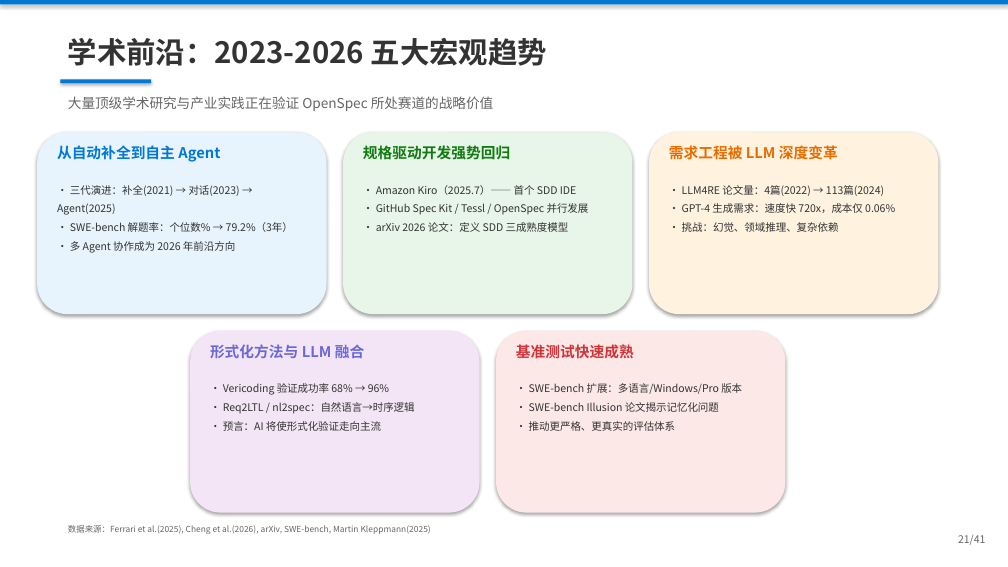
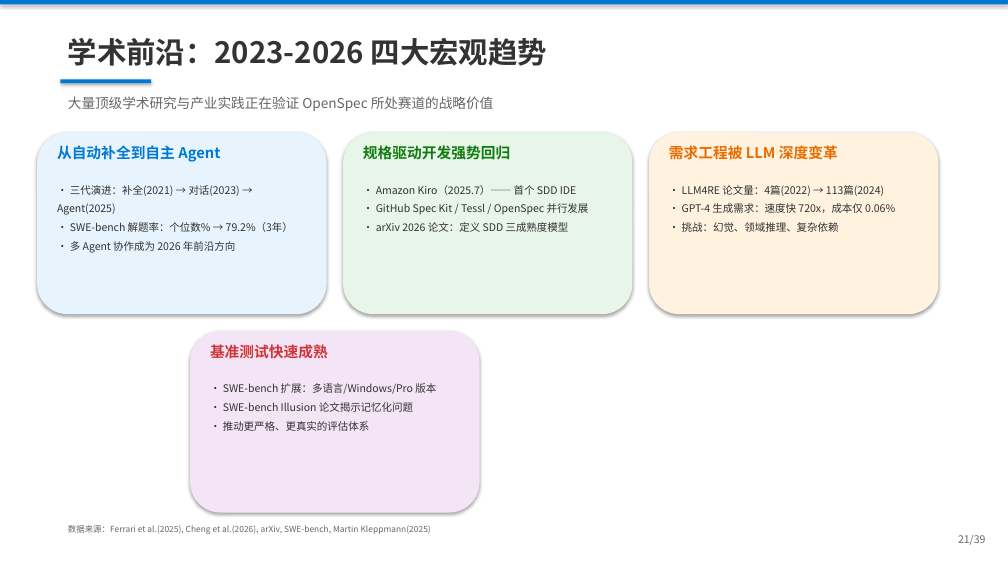
Before and after one commit to ZhifeiDou/OpenSpec_Modify, a slide deck: slide 17 of OpenSpec_技术研究汇报.pptx (slide 21 before the commit). Drawn at 1008x567 pixels with LibreOffice and Linux fonts; fonts in the diff are those of the drawing. Boxes give left, top, right and bottom in pixels: in the first picture for what was removed or moved away, otherwise in the second. Text is boxed around its words. In the diff, an @@ line names an element or a change of style, - is before the commit and + after.

```diff
--- a/OpenSpec_技术研究汇报.pptx
+++ b/OpenSpec_技术研究汇报.pptx
@@ text at (68,38,547,66): text changed @@
-学术前沿：2023-2026 五大宏观趋势
+学术前沿：2023-2026 四大宏观趋势
@@ text "基准测试快速成熟": place and size @@
-text "基准测试快速成熟" at (516,344,634,358)
+text "基准测试快速成熟" at (210,344,328,358)
@@ text removed at (210,344,364,358) @@
-形式化方法与 LLM 融合
@@ rounded rectangle removed at (496,330,786,513) @@
@@ text "• SWE-bench 扩展：多语言/Windows/Pro 版本": place and size @@
-text "• SWE-bench 扩展：多语言/Windows/Pro 版本" at (529,383,742,431)
+text "• SWE-bench 扩展：多语言/Windows/Pro 版本" at (223,383,436,431)
@@ text removed at (223,383,414,431) @@
-• Vericoding 验证成功率 68% → 96%
-• Req2LTL / nl2spec：自然语言→时序逻辑
-• 预言：AI 将使形式化验证走向主流
@@ text at (958,535,985,545): text changed @@
-21/41
+21/39
```
Also in this commit, not shown: 34 other slides changed, 6 slides removed.
